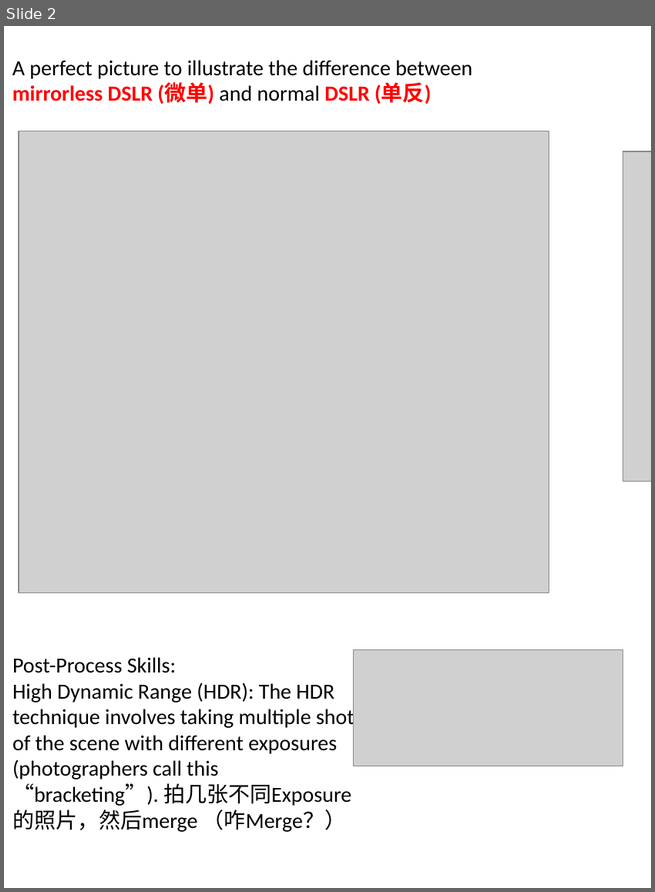
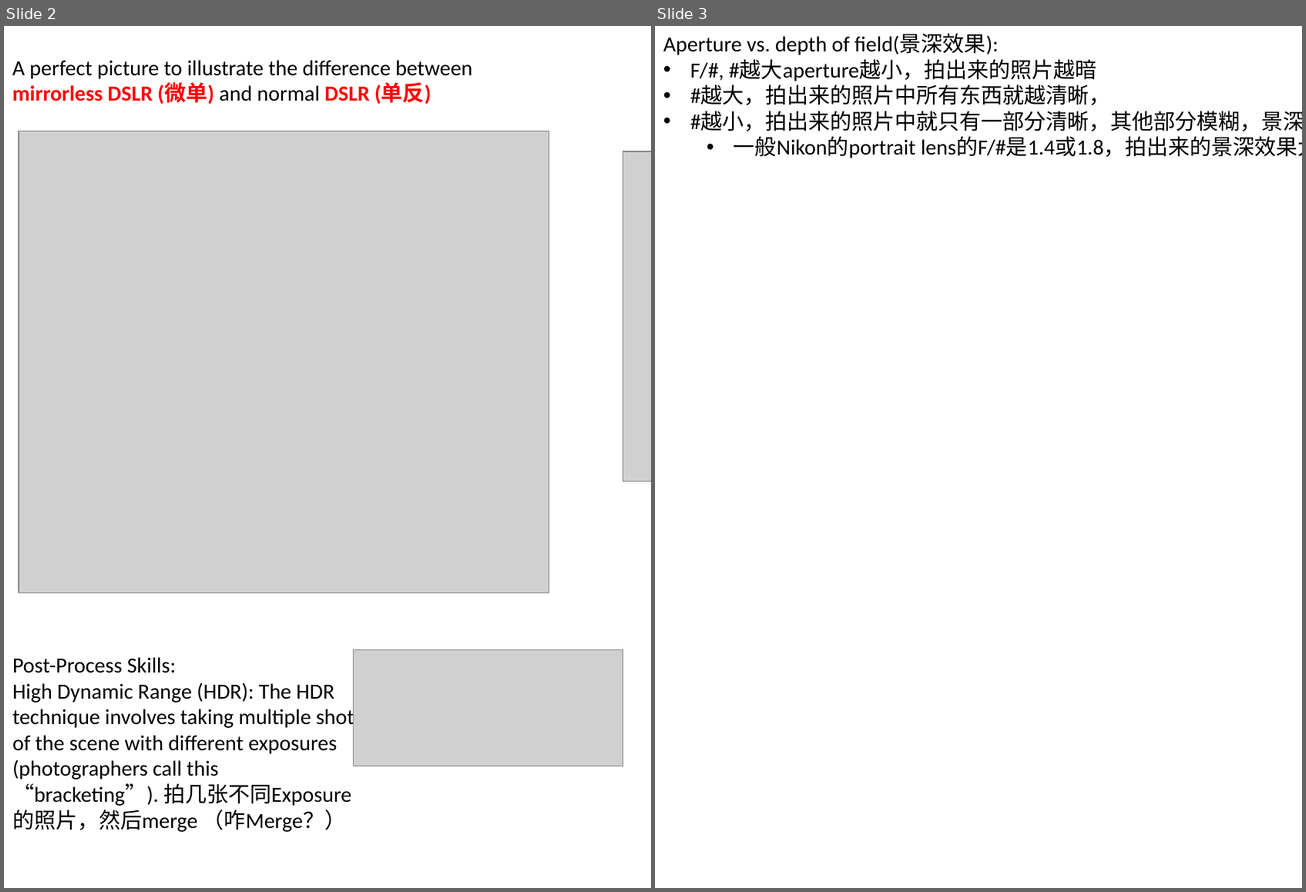
Before and after one commit to legend507/CommonSense, a slide deck: [BeAPhotographer].pptx. Shown side by side, each under a label of ours: slide 2 before the commit, slides 2 and 3 after it. The pictures are 655x892 and 1306x892 pixels, drawn with LibreOffice and Linux fonts; fonts in the diff are those of the drawing; grey boxes stand for pictures. Boxes give left, top, right and bottom in pixels: in the first picture for what was removed or moved away, otherwise in the second. Text is boxed around its words. In the diff, an @@ line names an element or a change of style, - is before the commit and + after.

Commit message:
add knowledge
- photo
add aperture, depth of field knowledge

```diff
--- a/[BeAPhotographer].pptx
+++ b/[BeAPhotographer].pptx
@@ slide 3 added at (x1=655, y1=26, x2=1302, y2=888), background #FFFFFF @@
@@ text added at (x1=663, y1=34, x2=1302, y2=158), 18 pt, text #000000 @@
+Aperture vs. depth of field(景深效果):
+• F/#, #越大aperture越小，拍出来的照片越暗
+• #越大，拍出来的照片中所有东西就越清晰，
+• #越小，拍出来的照片中就只有一部分清晰，其他部分模糊，景深效果大
+  • 一般Nikon的portrait lens的F/#是1.4或1.8，拍出来的景深效果大
```
